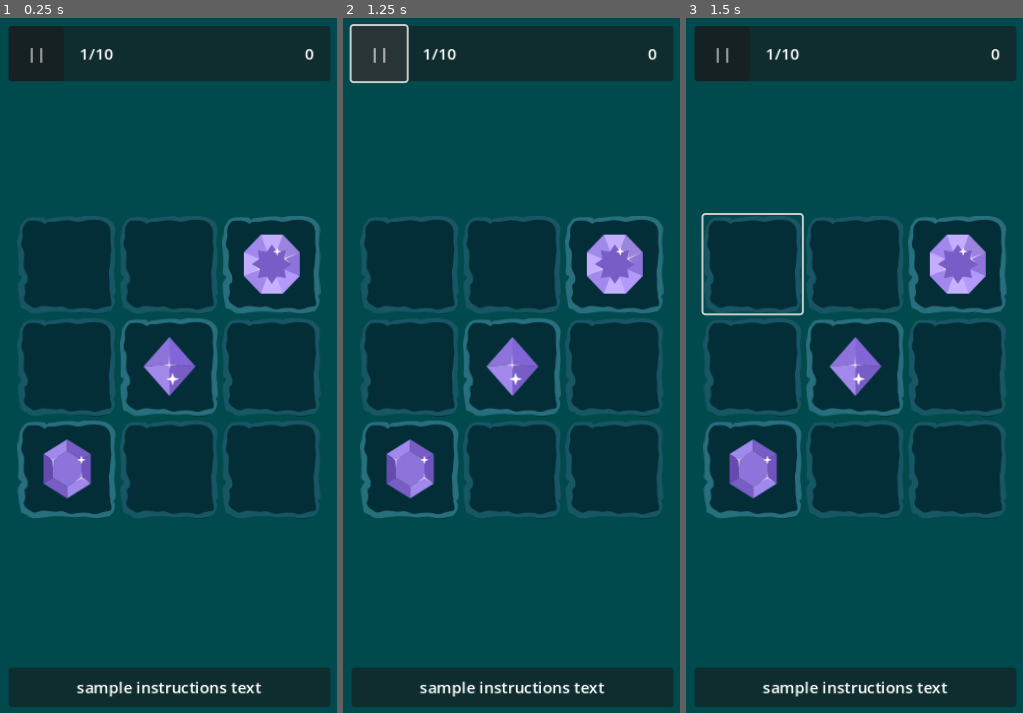
Above: before the commit, frames 1-3 (left to right).
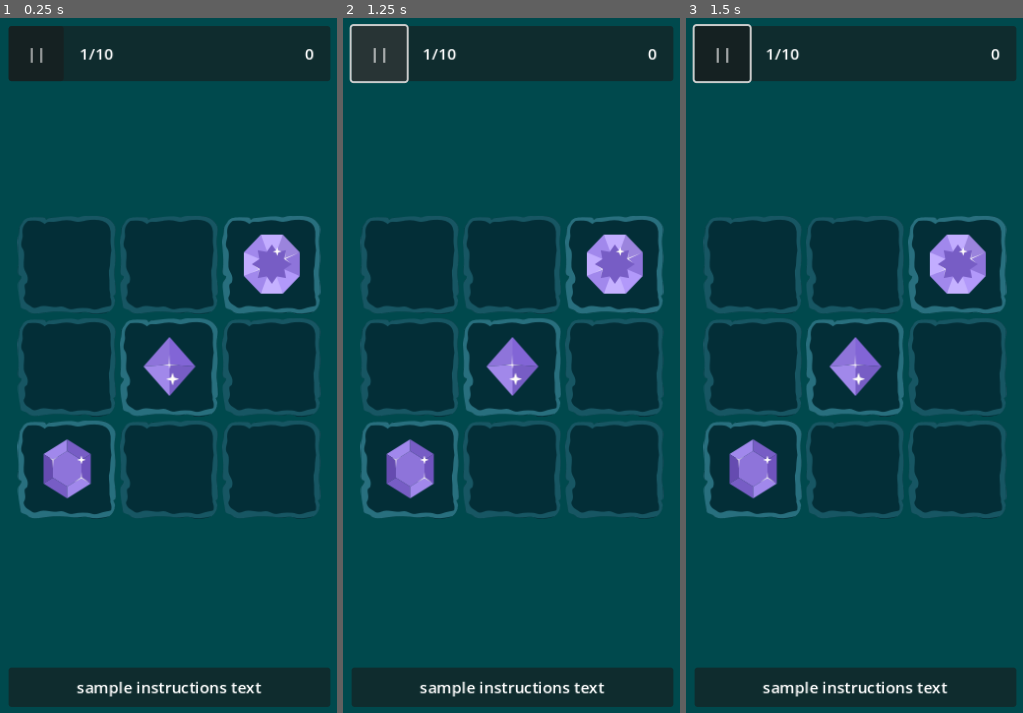
Above: after the commit, the same moments.

Repository: SugarF0x/hidden-gems-gd
Game: Godot game, scene res://hidden_gems_scene.tscn
Two runs of this game, one before a commit and one after it. Both use one fixed random seed, a clock stepped at 60 frames per second and the inputs below.
Inputs (mouse positions are in pixels of both pictures, inside the frame that each line leads up to):
- Up to frame 1 (0.25 s): no input
- Up to frame 2 (1.25 s): click "||" at 0.5 s
- Up to frame 3 (1.5 s): click (753, 261) at 1.27 s

Frames 1-2 are identical in both runs. In frame 3, 0.7% of the frame differs, in the area x 1-36%, y 0-43%.

Commit message:
hide gem focus outline

Diff:
--- a/gem.tscn
+++ b/gem.tscn
@@ -41,6 +41,8 @@
 anchor_bottom = 1.0
 grow_horizontal = 2
 grow_vertical = 2
+focus_mode = 0
 theme_type_variation = &"FlatButton"
+flat = true
 
 [connection signal="pressed" from="Button" to="." method="on_gem_clicked"]
